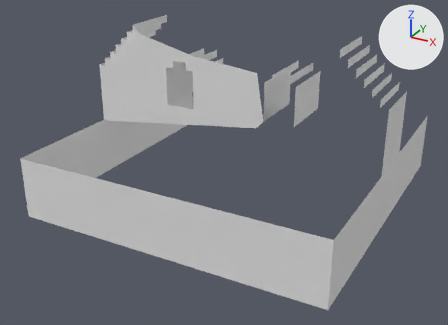
The OBJ model GenWorldGame/Assets/Voxels/Wall.obj as it was, and as the next commit left it.
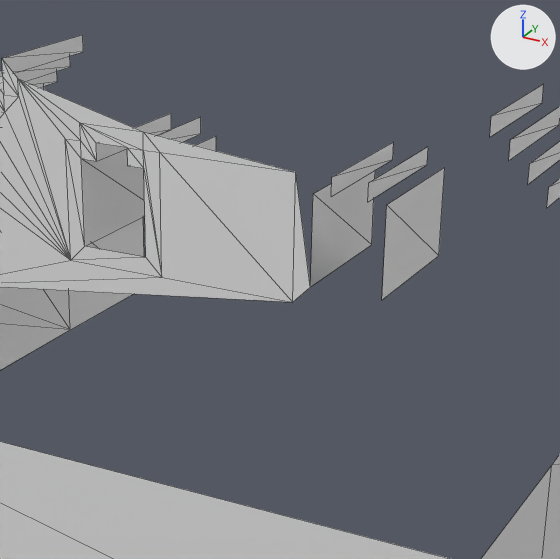
There are two pictures of each version: one whole from a 50 mm lens placed at (3.527, -6.903, 3.796), pointed at (-0.083, -0.339, 0.514), one close up on the part from 29% to 82% of the width and 0% to 73% of the height. Every picture has the same lights, and +X, +Y and +Z are marked at upper right. The close-ups show mesh edges as thin lines. Where no turn or scale is listed for an object, it has been applied to the vertices. Vertices at the same position are counted once.

The first close-up shows 'Untitled'.
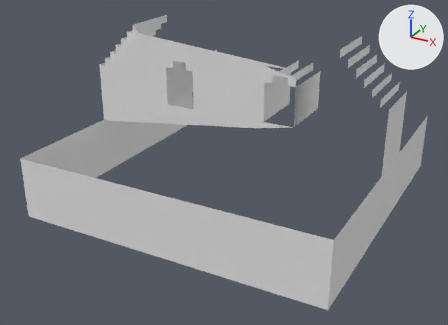
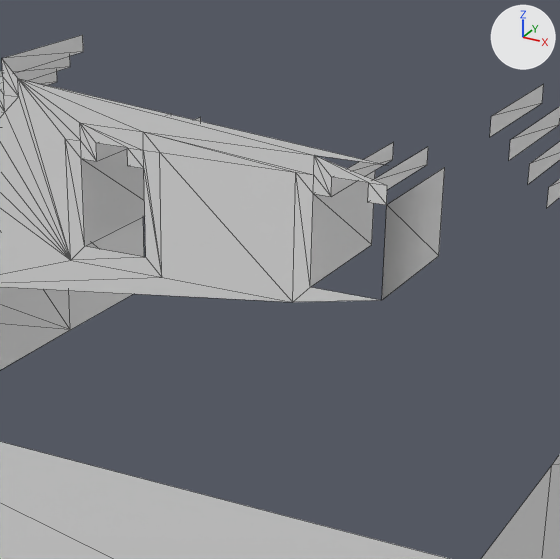
Commit message: mach64: fix cursor when character width is not a multiple of 8 pixels

Boxes [x1, y1, x2, y2] around the edits, measured in the close-ups (560 x 559 px):
part 1 of me_untitled, added: after [20, 79, 387, 302]

Edits to the bpy script that builds the scene:
```text
Change me_untitled:
    used by ob_untitled; location = (0.0, 0.0, 0.0)
    remove me_untitled.from_pydata(...)  # 128 vertices, 128 faces; spans x -2.0..2.0, y -2.0..2.0, z 0.0..2.2
    add me_untitled.from_pydata(...)  # 132 vertices, 142 faces; spans x -2.0..2.0, y -2.0..2.0, z 0.0..2.2
    me_untitled part 1
    4 vertices are added at (0.5, -0.4, 1.8), (0.5, -0.4, 1.9), (0.9, -0.4, 1.8), (0.9, -0.4, 1.9)
    14 new faces join them
```
